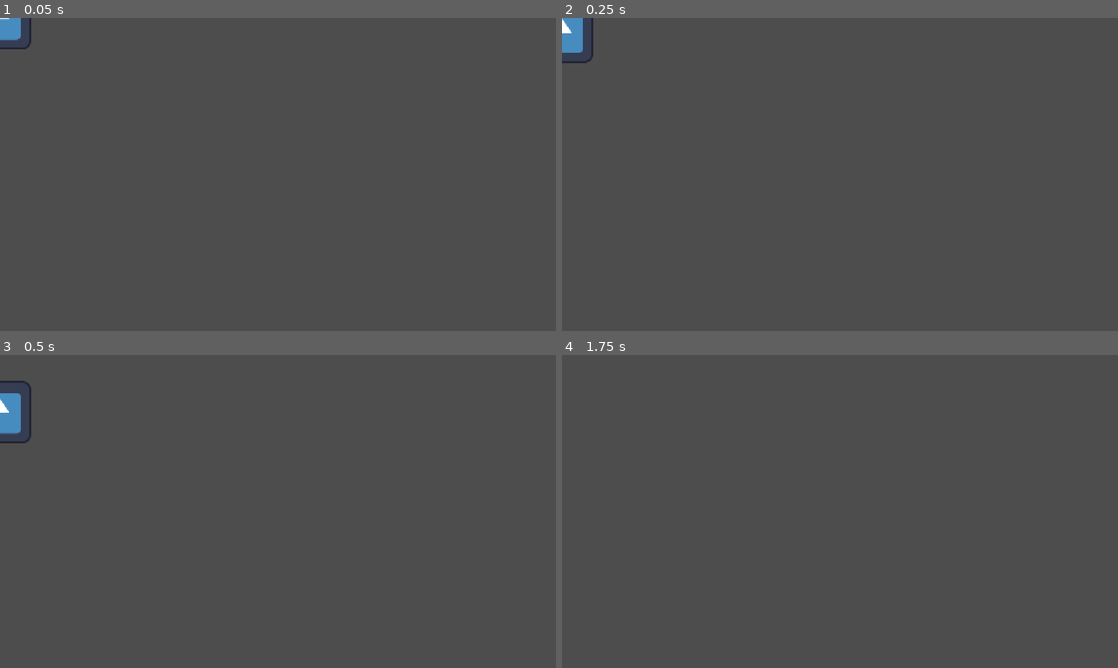
Above: before the commit, frames 1-4 (two rows, left to right).
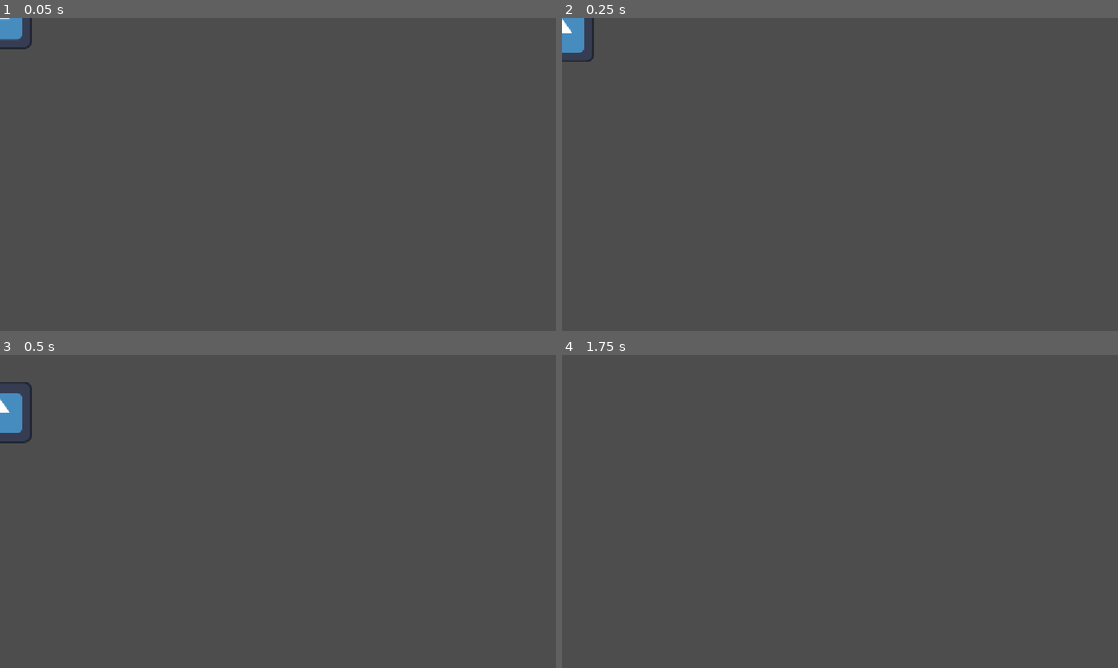
Above: after the commit, the same moments.

Repository: Saranyapong-K/redhood-project
Game: Godot game, scene res://main.tscn
Two runs of this game, one before a commit and one after it. Both use one fixed random seed, a clock stepped at 60 frames per second and the inputs below. The project has no main scene, so this scene is started directly. The engine's default icon, where the game draws it, is replaced by a stand-in: a white triangle on a blue panel in a dark square.
Inputs:
- Up to frame 1 (0.05 s): no input
- Up to frame 2 (0.25 s): no input
- Up to frame 3 (0.5 s): no input
- Up to frame 4 (1.75 s): tap Enter (ui_accept) at 0.5, 0.6, 0.77, 1.07, 1.35, 1.52 s; hold Right (ui_right) from 0.53 s (still down)

The runs differ from the first frame. In frame 1, less than 0.1% of the frame differs, in the area x 0-6%, y 0-10%; in frame 2, less than 0.1%; in frame 3, 0.1%, in the area x 0-6%, y 8-28%; in frame 4, nothing differs.

Commit message:
More movement w/ airborned
Adjusted Movement on floor and when airborned

Diff:
--- a/character_body_2d.gd
+++ b/character_body_2d.gd
@@ -1,25 +1,34 @@
 extends CharacterBody2D
 
 
-const SPEED = 300.0
-const JUMP_VELOCITY = -400.0
+@export var speed = 700.0
+@export var jump_velocity = -200.0
+const airboned_speed_mult = 0.5
 
+func get_input():
+	var input_direction = Input.get_vector("left", "right","up","down")
+	velocity = input_direction * speed
 
 func _physics_process(delta: float) -> void:
 	# Add the gravity.
 	if not is_on_floor():
 		velocity += get_gravity() * delta
 
+
 	# Handle jump.
-	if Input.is_action_just_pressed("ui_accept") and is_on_floor():
-		velocity.y = JUMP_VELOCITY
+	if Input.is_action_just_pressed("up") and is_on_floor():
+		velocity.y = jump_velocity
 
 	# Get the input direction and handle the movement/deceleration.
-	# As good practice, you should replace UI actions with custom gameplay actions.
-	var direction := Input.get_axis("ui_left", "ui_right")
+	var direction := Input.get_axis("left", "right")
+	var current_speed = speed
+
+	if not is_on_floor():
+		current_speed *= airboned_speed_mult
+
 	if direction:
-		velocity.x = direction * SPEED
+		velocity.x = direction * current_speed
 	else:
-		velocity.x = move_toward(velocity.x, 0, SPEED)
+		velocity.x = move_toward(velocity.x, 0, current_speed)
 
 	move_and_slide()
--- a/main.tscn
+++ b/main.tscn
@@ -5,14 +5,17 @@
 
 [sub_resource type="CircleShape2D" id="CircleShape2D_x3d4q"]
 
-[node name="Node2D" type="Node2D" unique_id=1852876186]
+[node name="Character" type="Node2D" unique_id=1852876186]
+scale = Vector2(1, 1.1491657)
 
 [node name="CharacterBody2D" type="CharacterBody2D" parent="." unique_id=2012963130]
 script = ExtResource("1_0xm2m")
+jump_velocity = -600.0
 
 [node name="CollisionShape2D" type="CollisionShape2D" parent="CharacterBody2D" unique_id=1382119350]
-scale = Vector2(-6.674758, 6.84757)
+scale = Vector2(-7.6853733, 6.3036017)
 shape = SubResource("CircleShape2D_x3d4q")
 
 [node name="Sprite2D" type="Sprite2D" parent="CharacterBody2D" unique_id=1712442838]
+scale = Vector2(1.0332046, 0.86236995)
 texture = ExtResource("2_h2yge")
--- a/project.godot
+++ b/project.godot
@@ -19,6 +19,44 @@
 window/stretch/mode="canvas_items"
 window/stretch/aspect="expand"
 
+[input]
+
+left={
+"deadzone": 0.2,
+"events": [Object(InputEventKey,"resource_local_to_scene":false,"resource_name":"","device":-1,"window_id":0,"alt_pressed":false,"shift_pressed":false,"ctrl_pressed":false,"meta_pressed":false,"pressed":false,"keycode":0,"physical_keycode":65,"key_label":0,"unicode":97,"location":0,"echo":false,"script":null)
+, Object(InputEventKey,"resource_local_to_scene":false,"resource_name":"","device":-1,"window_id":0,"alt_pressed":false,"shift_pressed":false,"ctrl_pressed":false,"meta_pressed":false,"pressed":false,"keycode":0,"physical_keycode":4194319,"key_label":0,"unicode":0,"location":0,"echo":false,"script":null)
+]
+}
+right={
+"deadzone": 0.2,
+"events": [Object(InputEventKey,"resource_local_to_scene":false,"resource_name":"","device":-1,"window_id":0,"alt_pressed":false,"shift_pressed":false,"ctrl_pressed":false,"meta_pressed":false,"pressed":false,"keycode":0,"physical_keycode":68,"key_label":0,"unicode":100,"location":0,"echo":false,"script":null)
+, Object(InputEventKey,"resource_local_to_scene":false,"resource_name":"","device":-1,"window_id":0,"alt_pressed":false,"shift_pressed":false,"ctrl_pressed":false,"meta_pressed":false,"pressed":false,"keycode":0,"physical_keycode":4194321,"key_label":0,"unicode":0,"location":0,"echo":false,"script":null)
+]
+}
+up={
+"deadzone": 0.2,
+"events": [Object(InputEventKey,"resource_local_to_scene":false,"resource_name":"","device":-1,"window_id":0,"alt_pressed":false,"shift_pressed":false,"ctrl_pressed":false,"meta_pressed":false,"pressed":false,"keycode":0,"physical_keycode":32,"key_label":0,"unicode":32,"location":0,"echo":false,"script":null)
+, Object(InputEventKey,"resource_local_to_scene":false,"resource_name":"","device":-1,"window_id":0,"alt_pressed":false,"shift_pressed":false,"ctrl_pressed":false,"meta_pressed":false,"pressed":false,"keycode":0,"physical_keycode":87,"key_label":0,"unicode":119,"location":0,"echo":false,"script":null)
+, Object(InputEventKey,"resource_local_to_scene":false,"resource_name":"","device":-1,"window_id":0,"alt_pressed":false,"shift_pressed":false,"ctrl_pressed":false,"meta_pressed":false,"pressed":false,"keycode":0,"physical_keycode":4194320,"key_label":0,"unicode":0,"location":0,"echo":false,"script":null)
+]
+}
+down={
+"deadzone": 0.2,
+"events": [Object(InputEventKey,"resource_local_to_scene":false,"resource_name":"","device":-1,"window_id":0,"alt_pressed":false,"shift_pressed":false,"ctrl_pressed":false,"meta_pressed":false,"pressed":false,"keycode":0,"physical_keycode":83,"key_label":0,"unicode":115,"location":0,"echo":false,"script":null)
+, Object(InputEventKey,"resource_local_to_scene":false,"resource_name":"","device":-1,"window_id":0,"alt_pressed":false,"shift_pressed":false,"ctrl_pressed":false,"meta_pressed":false,"pressed":false,"keycode":0,"physical_keycode":4194322,"key_label":0,"unicode":0,"location":0,"echo":false,"script":null)
+]
+}
+click={
+"deadzone": 0.2,
+"events": [Object(InputEventMouseButton,"resource_local_to_scene":false,"resource_name":"","device":-1,"window_id":0,"alt_pressed":false,"shift_pressed":false,"ctrl_pressed":false,"meta_pressed":false,"button_mask":0,"position":Vector2(0, 0),"global_position":Vector2(0, 0),"factor":1.0,"button_index":1,"canceled":false,"pressed":false,"double_click":false,"script":null)
+]
+}
+sprint={
+"deadzone": 0.2,
+"events": [Object(InputEventKey,"resource_local_to_scene":false,"resource_name":"","device":-1,"window_id":0,"alt_pressed":false,"shift_pressed":false,"ctrl_pressed":false,"meta_pressed":false,"pressed":false,"keycode":0,"physical_keycode":4194325,"key_label":0,"unicode":0,"location":0,"echo":false,"script":null)
+]
+}
+
 [physics]
 
 3d/physics_engine="Jolt Physics"
--- /dev/null
+++ b/test_area.tscn
@@ -0,0 +1,27 @@
+[gd_scene format=3 uid="uid://dd0ys7cnoir0l"]
+
+[ext_resource type="PackedScene" uid="uid://d11n84wcumsq2" path="res://main.tscn" id="1_64fjj"]
+[ext_resource type="Texture2D" uid="uid://bqh3clv02uk5u" path="res://icon.svg" id="2_rfpkf"]
+
+[sub_resource type="RectangleShape2D" id="RectangleShape2D_rfpkf"]
+
+[node name="Test_Area" type="Node2D" unique_id=235211177]
+position = Vector2(115, 41)
+
+[node name="Character" parent="." unique_id=1852876186 instance=ExtResource("1_64fjj")]
+position = Vector2(455.99997, 285.00003)
+
+[node name="Camera2D" type="Camera2D" parent="Character" unique_id=246471285]
+
+[node name="Floor" type="StaticBody2D" parent="." unique_id=2044011796]
+position = Vector2(-90, 29)
+
+[node name="CollisionShape2D" type="CollisionShape2D" parent="Floor" unique_id=1944861170]
+position = Vector2(581, 578)
+scale = Vector2(71.14125, -1.3782921)
+shape = SubResource("RectangleShape2D_rfpkf")
+
+[node name="Sprite2D" type="Sprite2D" parent="Floor" unique_id=1540548804]
+position = Vector2(543, 583)
+scale = Vector2(11.986359, 0.3230364)
+texture = ExtResource("2_rfpkf")
